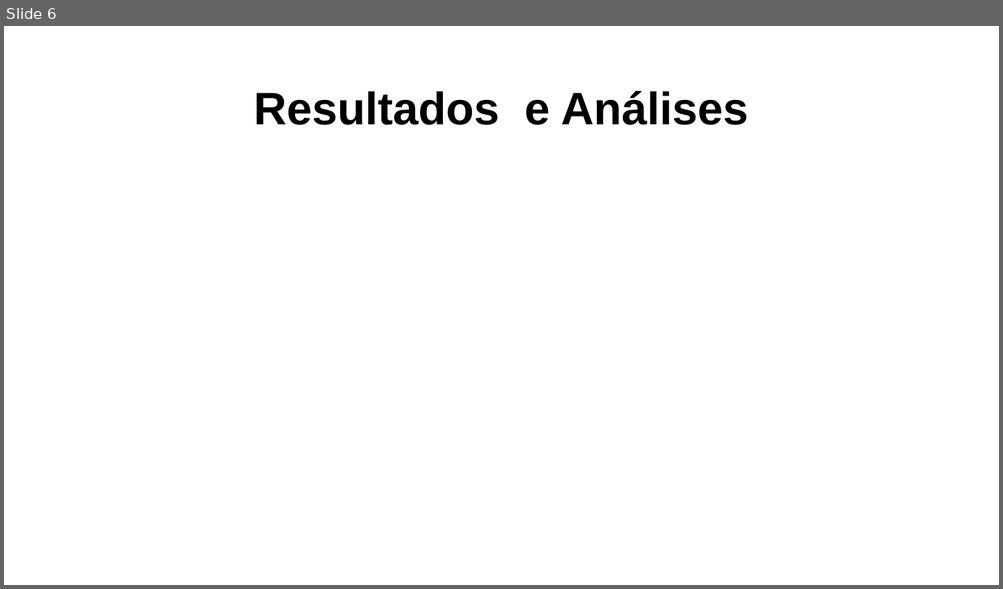
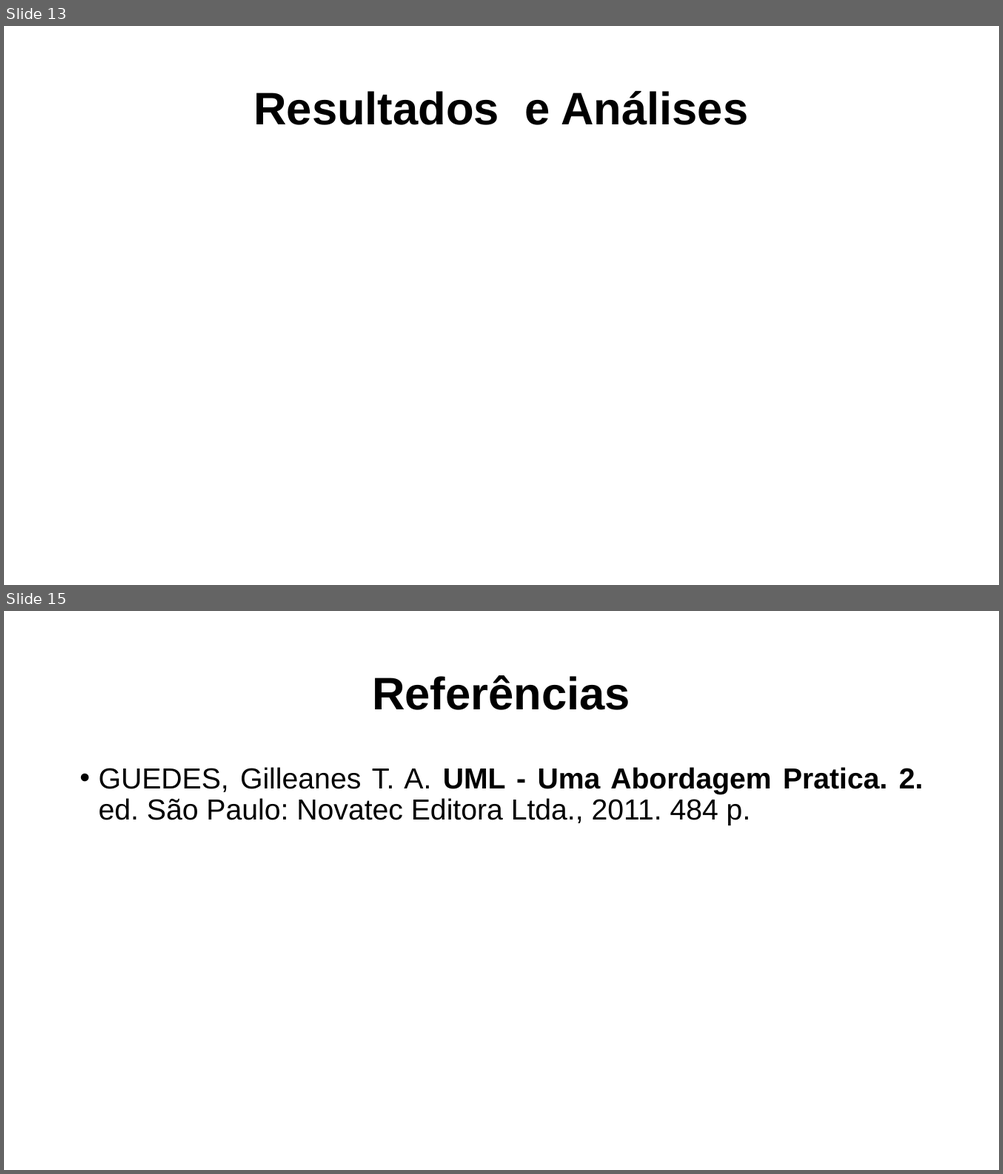
Before and after one commit to GianluccaCampana/Tcc, a slide deck: capa DVD/Modelo de Apresentacao CPS - ETEC ZL.pptx. Shown one above the other, each under a label of ours: slide 6 before the commit, slides 13 and 15 after it; the slides between them are not shown. The pictures are 1003x589 and 1003x1174 pixels, drawn with LibreOffice and Linux fonts; fonts in the diff are those of the drawing; background and template pictures are left out. Boxes give left, top, right and bottom in pixels: in the first picture for what was removed or moved away, otherwise in the second. Text is boxed around its words. In the diff, an @@ line names an element or a change of style, - is before the commit and + after.

```diff
--- a/capa DVD/Modelo de Apresentacao CPS - ETEC ZL.pptx
+++ b/capa DVD/Modelo de Apresentacao CPS - ETEC ZL.pptx
@@ slide 15 added at <box>4,611,999,1170</box>, background #FFFFFF @@
@@ title added at <box>372,675,630,710</box>, 44 pt, text #000000, bold @@
+Referências
@@ text added at <box>99,767,923,826</box>, 28 pt, text #000000 @@
+• GUEDES, Gilleanes T. A. UML - Uma Abordagem Pratica. 2. ed. São Paulo: Novatec Editora Ltda., 2011. 484 p.
@@ what was slide 6 is now slide 13 @@
```
Also in this commit, not shown: 1 slide changed, 11 other slides added, 5 slides removed, 6 other files.
